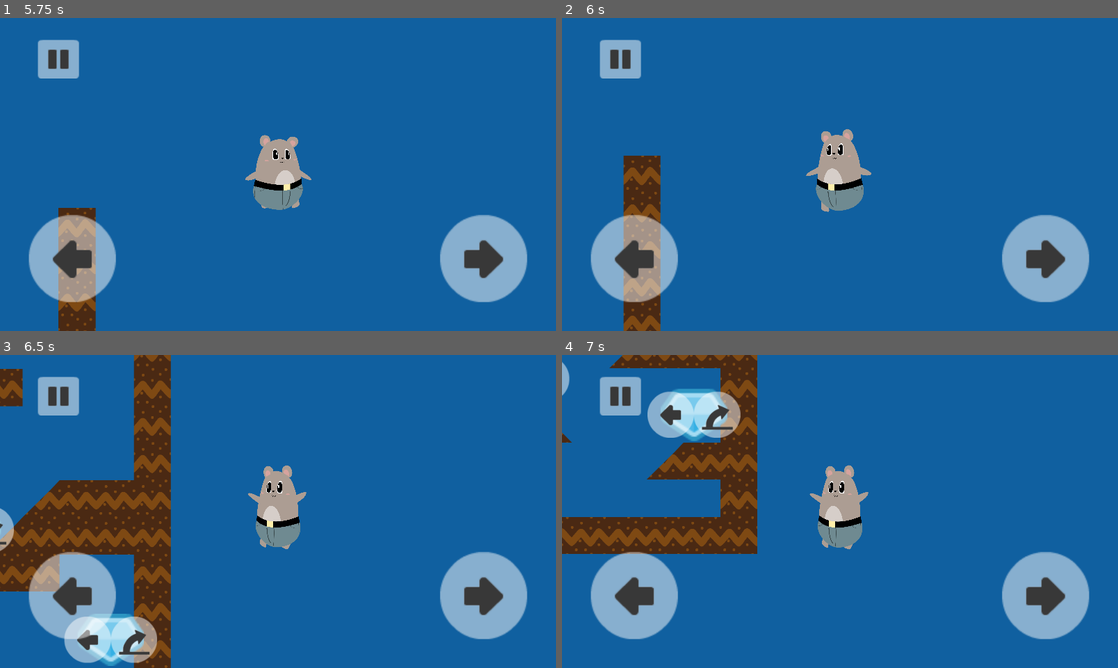
Above: before the commit, frames 1-4 (two rows, left to right).
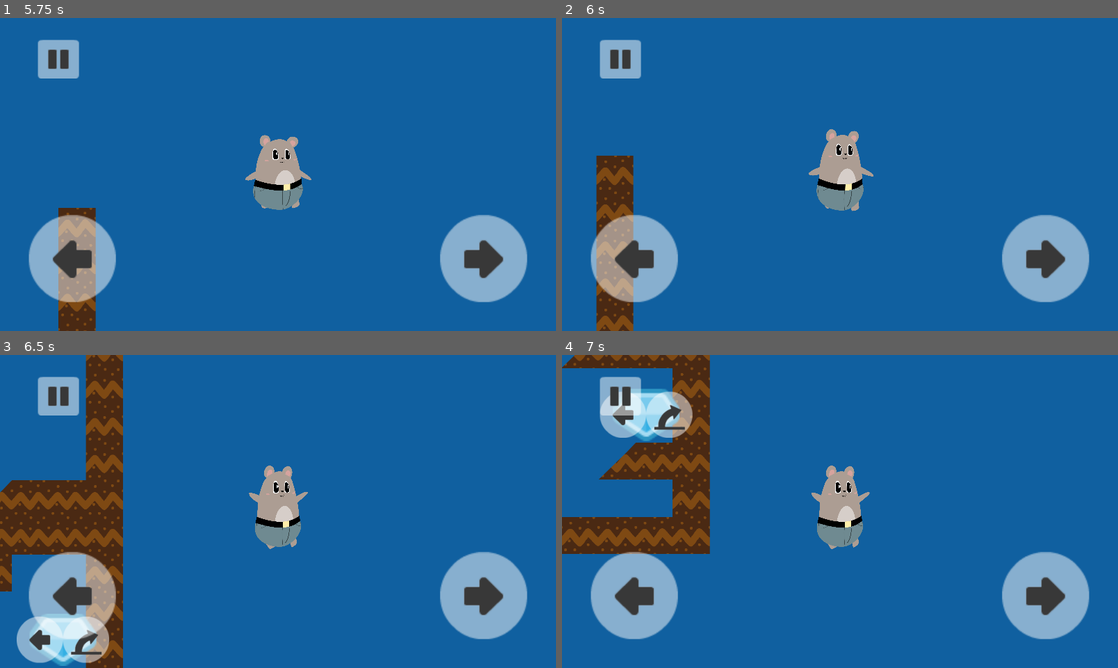
Above: after the commit, the same moments.

Repository: arnaudcoj/buttbutt_adventures
Game: Godot game, scene res://Main/scenes/Main.tscn
Same seed, same stepped clock (60 frames per second), same inputs: the game is played once before the commit and once after it.
Inputs (mouse positions are in pixels of both pictures, inside the frame that each line leads up to):
- Up to frame 1 (5.75 s): tap Enter (ui_accept) at 0.5, 0.77, 3.02, 4.52, 5.27 s; move the mouse to (400, 158) at 0.52 s; hold Right (right_action) 0.53-1.25 s; click (400, 158) at 0.67 s; click (61, 58) at 1.25 s; click (350, 193) at 2 s; move the mouse to (166, 190) at 2.77 s; hold Right (right_action) 2.78-3.53 s; move the mouse to (333, 105) at 3.52 s; hold Left (left_action) 3.53-4.28 s; move the mouse to (250, 237) at 4.27 s; hold Right (right_action) from 4.28 s (still down); click (250, 237) at 4.42 s; move the mouse to (444, 221) at 5.02 s
- Up to frame 2 (6 s): move the mouse to (673, 127) at 5.77 s; release Right (right_action) at 5.78 s; hold Left (left_action) from 5.78 s (still down)
- Up to frame 3 (6.5 s): keep holding Left (left_action); tap Enter (ui_accept) at 6.02 s
- Up to frame 4 (7 s): move the mouse to (867, 511) at 6.52 s; release Left (left_action) at 6.53 s; hold Right (right_action) from 6.53 s (still down); click (867, 511) at 6.67 s

Frame 1 is identical in both runs. In frame 2, 6.2% of the frame differs, in the area x 6-56%, y 35-100%; in frame 3, 19%, in the area x 0-56%, y 0-100%; in frame 4, 13%.
Error in both runs: Trying to assign value of type 'Node' to a variable of type 'buttbutt.gd'. (res://Main/scripts/Splash.gd:4)

Commit message:
stop ghost jump if pressing opposite direction

Diff:
--- a/sources/entities/buttbutt/fsm/Walk.gd
+++ b/sources/entities/buttbutt/fsm/Walk.gd
@@ -12,8 +12,11 @@
 		else:
 			return $"../Idle"
 	if not body.is_on_floor():
-		if body.ghost_jump_time <= 0 || ghost_jump_timer > body.ghost_jump_time:
-			return $"../Fall"
+		if ghost_jump_started :
+			if body.ghost_jump_time <= 0 || ghost_jump_timer > body.ghost_jump_time \
+			 || (Input.is_action_pressed("walk_left") && body.velocity.x > 0) \
+			 || (Input.is_action_pressed("walk_right") && body.velocity.x < 0):
+				return $"../Fall"
 		elif !ghost_jump_started:
 			ghost_jump_started = true
 
@@ -35,10 +38,10 @@
 		body.velocity.x = clamp(body.velocity.x + body.acceleration_factor * delta, body.horizontal_start_speed, body.horizontal_speed)
 
 	if body.velocity.x != 0:
-		var motion = body.move_and_slide_with_snap(body.velocity, body.snap_vector, Vector2.UP, true, 4, body.floor_max_angle)
+		var motion = body.move_and_slide_with_snap(body.velocity, body.snap_vector, body.up_vector, true, 4, body.floor_max_angle)
 
 		if body.is_on_wall() and body.fix_step_height():
-			motion += body.move_and_slide_with_snap(body.velocity - motion, body.snap_vector, Vector2.UP, true, 4 , body.floor_max_angle)
+			motion += body.move_and_slide_with_snap(body.velocity - motion, body.snap_vector, body.up_vector, true, 4 , body.floor_max_angle)
 
 		body.velocity.y = motion.y
 
